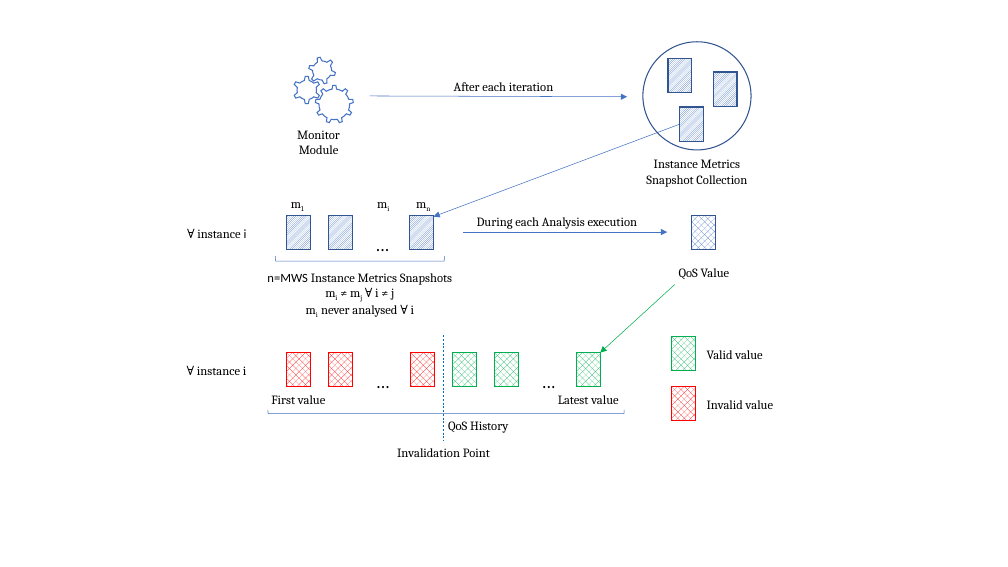
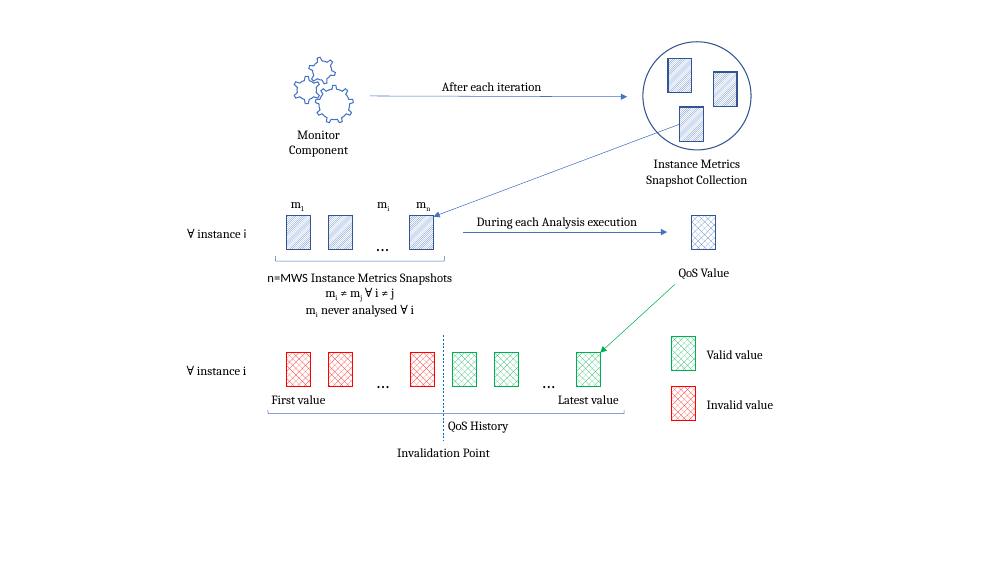
Before and after one commit to ramses-sas/ramses-sefa-SAS, a slide deck: slide 1 of documents/Managing System/MetricsAndQoS/MetricsAndQoS copia.pptx. Drawn at 1008x567 pixels with LibreOffice and Linux fonts; fonts in the diff are those of the drawing. Boxes give left, top, right and bottom in pixels: in the first picture for what was removed or moved away, otherwise in the second. Text is boxed around its words. In the diff, an @@ line names an element or a change of style, - is before the commit and + after.

```diff
--- a/documents/Managing System/MetricsAndQoS/MetricsAndQoS copia.pptx
+++ b/documents/Managing System/MetricsAndQoS/MetricsAndQoS copia.pptx
@@ text "After each iteration": place and size @@
-text "After each iteration" at (454,82,553,91)
+text "After each iteration" at (442,82,541,91)
@@ text at (289,130,348,157): text changed @@
-Monitor Module
+Monitor Component
```
Also in this commit, not shown: 3 slides added, 5 other files.
